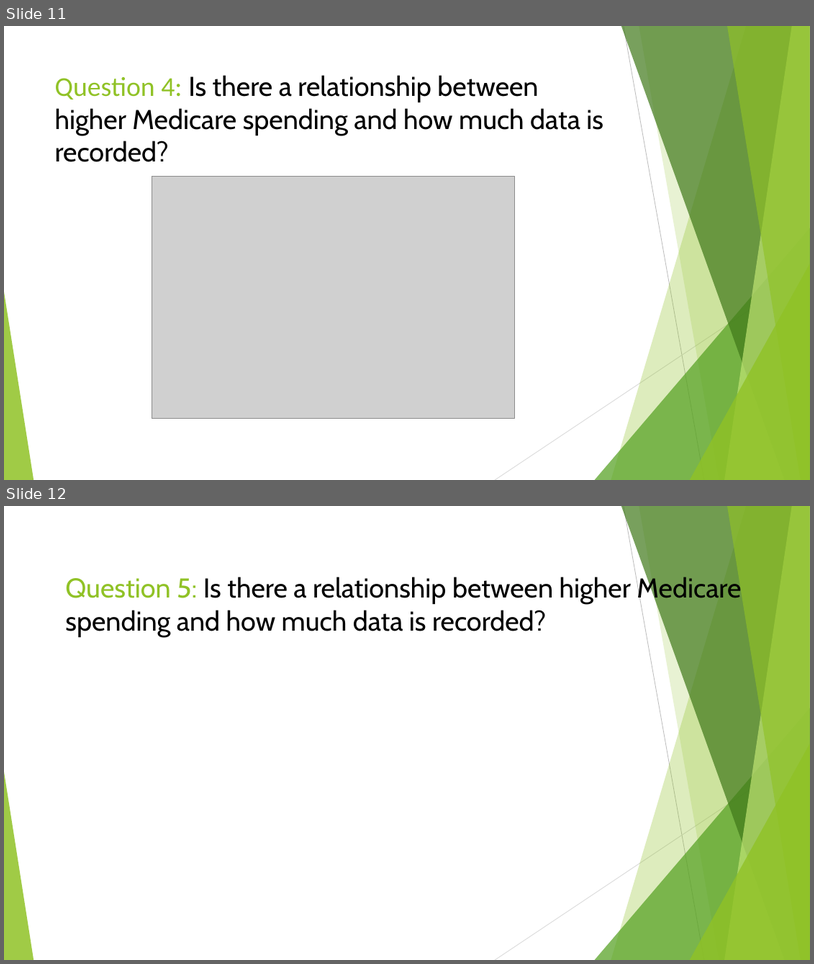
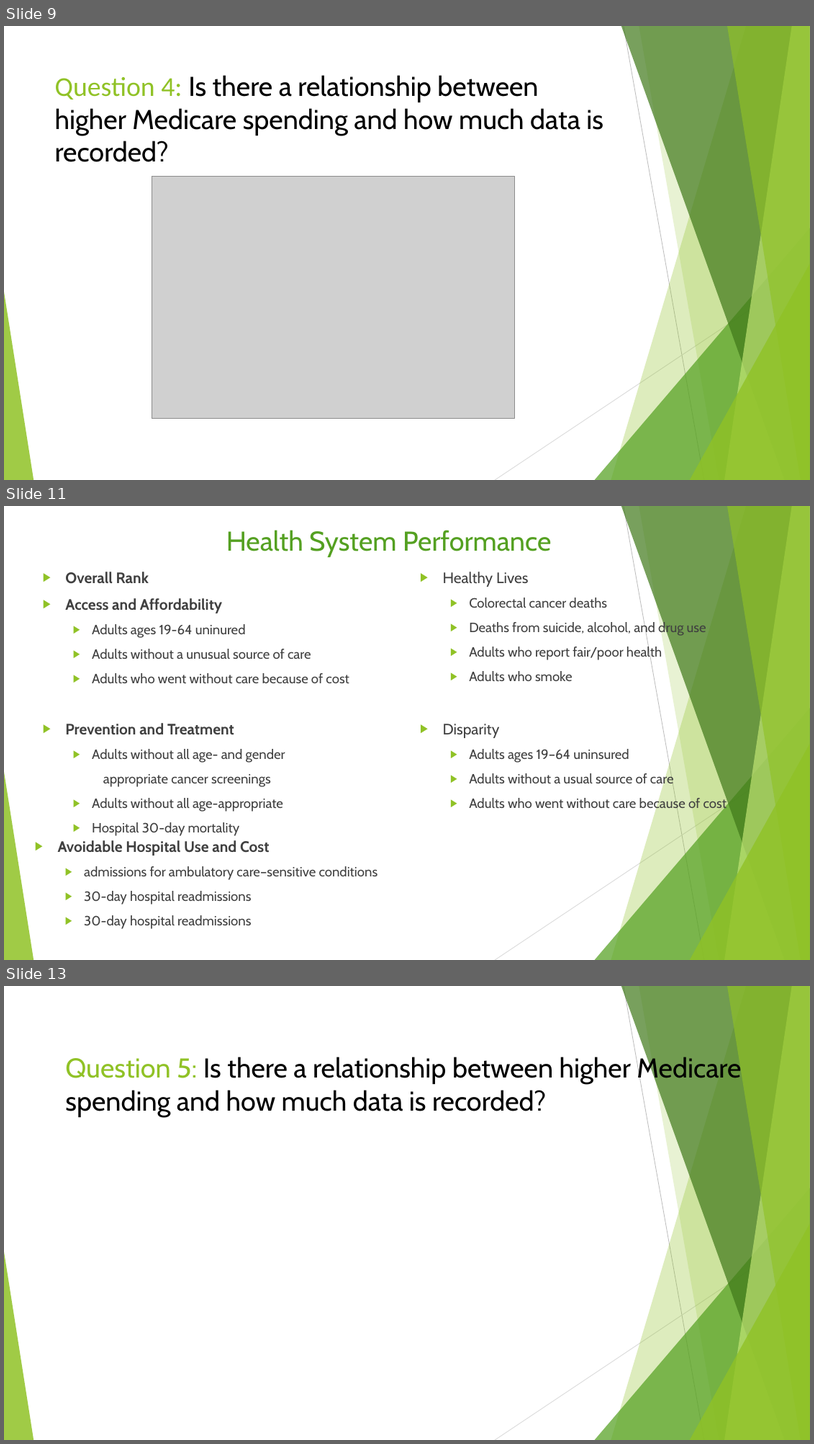
Before and after one commit to TedMur/SnakeBait, a slide deck: SnakeBitePresentation_cfoEdits2.pptx. Shown one above the other, each under a label of ours: slides 11 and 12 before the commit, slides 9, 11 and 13 after it; the slides between them are not shown. The pictures are 814x964 and 814x1444 pixels, drawn with LibreOffice and Linux fonts; fonts in the diff are those of the drawing; grey boxes stand for pictures. Boxes give left, top, right and bottom in pixels: in the first picture for what was removed or moved away, otherwise in the second. Text is boxed around its words. In the diff, an @@ line names an element or a change of style, - is before the commit and + after.

```diff
--- a/SnakeBitePresentation_cfoEdits2.pptx
+++ b/SnakeBitePresentation_cfoEdits2.pptx
@@ slide 11 added at (4, 506, 810, 960), background #FFFFFF; not listed: 10 template elements that a slide beside it also shows @@
@@ title added at (226, 530, 551, 557), 32.4 pt, text #54A021 @@
+Health System Performance
@@ text added at (65, 572, 350, 811), 16 pt, text #404040 @@
+▶ Overall Rank
+▶ Access and Affordability
+  ▶ Adults ages 19-64 uninured
+  ▶ Adults without a unusual source of care
+  ▶ Adults who went without care because of cost
+▶ Prevention and Treatment
+  ▶ Adults without all age- and gender
+  appropriate cancer screenings
+  ▶ Adults without all age-appropriate
+  ▶ Hospital 30-day mortality
@@ text added at (443, 572, 728, 812), 16 pt, text #404040 @@
+▶ Healthy Lives
+  ▶ Colorectal cancer deaths
+  ▶ Deaths from suicide, alcohol, and drug use
+  ▶ Adults who report fair/poor health
+  ▶ Adults who smoke
+▶ Disparity
+  ▶ Adults ages 19–64 uninsured
+  ▶ Adults without a usual source of care
+  ▶ Adults who went without care because of cost
@@ text added at (58, 840, 378, 929), 16 pt, text #404040 @@
+▶ Avoidable Hospital Use and Cost
+  ▶ admissions for ambulatory care–sensitive conditions
+  ▶ 30-day hospital readmissions
+  ▶ 30-day hospital readmissions
@@ what was slide 11 is now slide 9 @@
@@ what was slide 12 is now slide 13 @@
```
Also in this commit, not shown: 6 slides changed, 1 other slide added, 1 slide removed.
